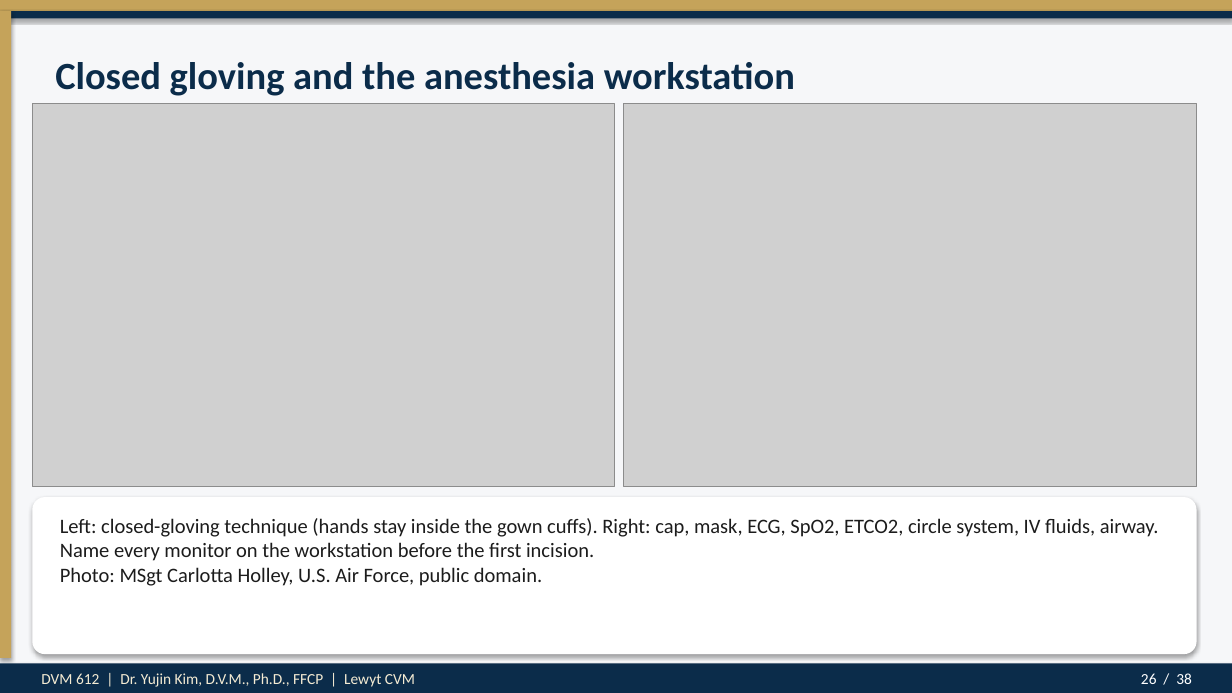
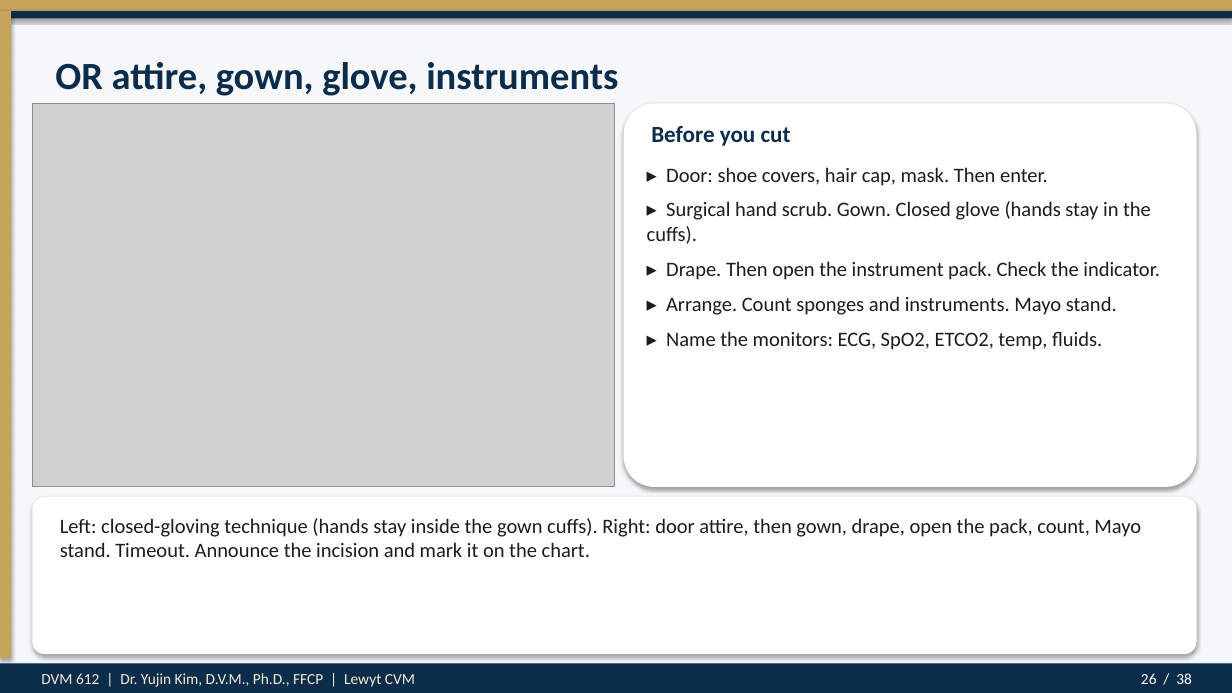
Before and after one commit to drkimvet/happycare, a slide deck: slide 26 of lectures/DVM-612_Week4_Preop_PatientPrep_Postop.pptx. Drawn at 1232x693 pixels with LibreOffice and Linux fonts; fonts in the diff are those of the drawing; grey boxes stand for pictures. Boxes give left, top, right and bottom in pixels: in the first picture for what was removed or moved away, otherwise in the second. Text is boxed around its words. In the diff, an @@ line names an element or a change of style, - is before the commit and + after.

```diff
--- a/lectures/DVM-612_Week4_Preop_PatientPrep_Postop.pptx
+++ b/lectures/DVM-612_Week4_Preop_PatientPrep_Postop.pptx
@@ text at box(55, 62, 618, 96): text changed @@
-Closed gloving and the anesthesia workstation
+OR attire, gown, glove, instruments
@@ picture removed at box(624, 104, 1197, 487) @@
@@ rounded rectangle added at box(624, 104, 1197, 487), fill #FFFFFF @@
@@ text added at box(651, 126, 791, 146), 18 pt, text #0B2C4A, bold @@
+Before you cut
@@ text added at box(647, 167, 1160, 350), 16 pt, text #1C1C1C @@
+▸ Door: shoe covers, hair cap, mask. Then enter.
+▸ Surgical hand scrub. Gown. Closed glove (hands stay in the cuffs).
+▸ Drape. Then open the instrument pack. Check the indicator.
+▸ Arrange. Count sponges and instruments. Mayo stand.
+▸ Name the monitors: ECG, SpO2, ETCO2, temp, fluids.
@@ text at box(60, 518, 1141, 557): text changed @@
-Left: closed-gloving technique (hands stay inside the gown cuffs). Right: cap, mask, ECG, SpO2, ETCO2, circle system, IV fluids, airway. Name every monitor on the workstation before the first incision.
-Photo: MSgt Carlotta Holley, U.S. Air Force, public domain.
+Left: closed-gloving technique (hands stay inside the gown cuffs). Right: door attire, then gown, drape, open the pack, count, Mayo stand. Timeout. Announce the incision and mark it on the chart.
```
Also in this commit, not shown: 7 other slides changed, 5 other files.
